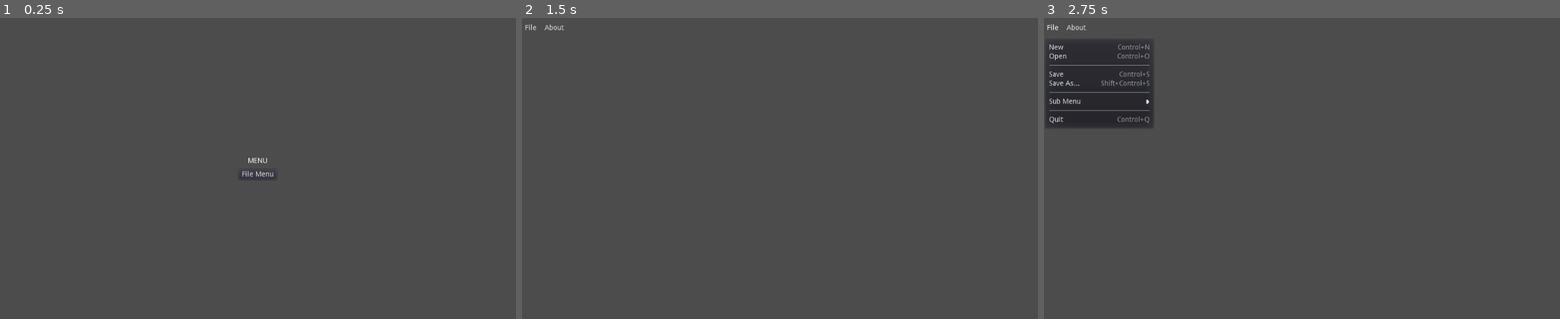
Above: before the commit, frames 1-3 (left to right).
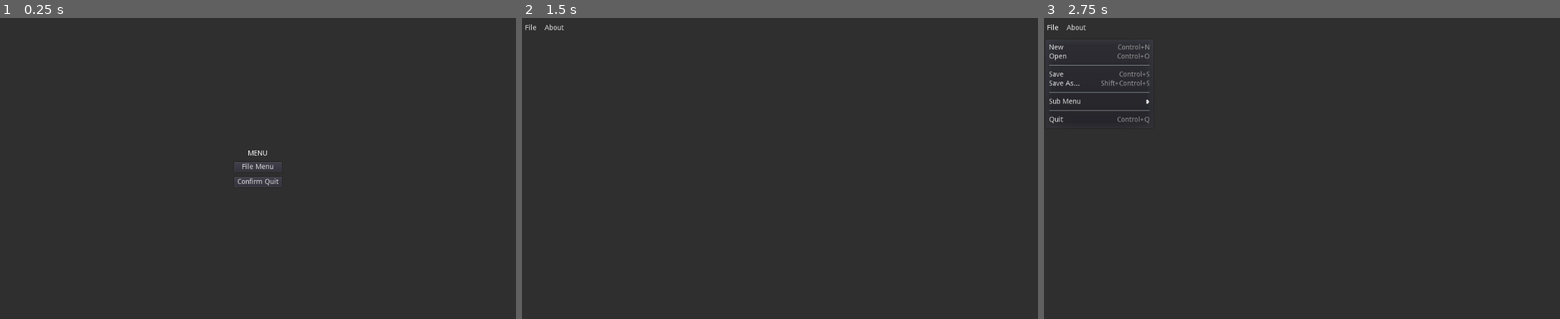
Above: after the commit, the same moments.

Repository: andrew-wilkes/godot-scene-templates
Game: Godot game, scene res://Home.tscn
The game is run twice, just before and just after one commit, with the same random seed, the same clock (stepped at 60 frames per second) and the same inputs.
Inputs:
- Up to frame 1 (0.25 s): no input
- Up to frame 2 (1.5 s): tap Enter at 0.5 s; tap N at 0.6 s; click "File Menu" at 1.25 s
- Up to frame 3 (2.75 s): click "File" at 2 s

The runs differ from the first frame. In frame 1, 99% of the frame differs, in the area x 0-100%, y 0-100%; in frame 2, 100%; in frame 3, 94%.

Commit message:
Add Confirm Quit scene

Diff:
--- /dev/null
+++ b/2d/ConfirmQuit.gd
@@ -0,0 +1,39 @@
+extends Control
+
+var saved = false
+
+func _ready():
+	get_tree().set_auto_accept_quit(false)
+
+
+func _on_QuitButton_pressed():
+	try_to_quit()
+
+
+func _unhandled_input(event):
+	if event is InputEventKey:
+		if event.pressed and event.scancode == KEY_ESCAPE:
+			try_to_quit()
+
+
+# Listen for notification of quit request such as after user clicked on x of window
+func _notification(what):
+	if what == MainLoop.NOTIFICATION_WM_QUIT_REQUEST:
+		try_to_quit()
+
+
+func try_to_quit():
+	if saved:
+		quit()
+	else:
+		$ConfirmationDialog.popup_centered()
+
+
+func _on_ConfirmationDialog_confirmed():
+	quit()
+
+
+func quit():
+	# Usually we write: get_tree().quit()
+	get_tree().set_auto_accept_quit(true)
+	var _e = get_tree().change_scene("res://Home.tscn")
--- /dev/null
+++ b/2d/ConfirmQuit.tscn
@@ -0,0 +1,34 @@
+[gd_scene load_steps=2 format=2]
+
+[ext_resource path="res://ConfirmQuit.gd" type="Script" id=1]
+
+[node name="ConfirmQuit" type="Control"]
+anchor_right = 1.0
+anchor_bottom = 1.0
+script = ExtResource( 1 )
+
+[node name="QuitButton" type="Button" parent="."]
+anchor_left = 0.5
+anchor_top = 0.5
+anchor_right = 0.5
+anchor_bottom = 0.5
+margin_left = -20.0
+margin_top = -10.0
+margin_right = 20.0
+margin_bottom = 10.0
+text = "Quit"
+
+[node name="ConfirmationDialog" type="ConfirmationDialog" parent="."]
+margin_right = 200.0
+margin_bottom = 70.0
+dialog_text = "Quit without saving?"
+
+[node name="Label" type="Label" parent="."]
+margin_left = 297.0
+margin_top = 292.0
+margin_right = 482.0
+margin_bottom = 306.0
+text = "Press Esc key or this button: "
+
+[connection signal="pressed" from="QuitButton" to="." method="_on_QuitButton_pressed"]
+[connection signal="confirmed" from="ConfirmationDialog" to="." method="_on_ConfirmationDialog_confirmed"]
--- a/2d/Home.gd
+++ b/2d/Home.gd
@@ -2,3 +2,7 @@
 
 func _on_FileMenuButton_pressed():
 	var _e = get_tree().change_scene("res://FileMenu.tscn")
+
+
+func _on_ConfirmQuitButton_pressed():
+	var _e = get_tree().change_scene("res://ConfirmQuit.tscn")
--- a/2d/Home.tscn
+++ b/2d/Home.tscn
@@ -11,22 +11,29 @@
 script = ExtResource( 1 )
 
 [node name="VBoxContainer" type="VBoxContainer" parent="."]
-margin_left = 474.0
-margin_top = 278.0
-margin_right = 549.0
-margin_bottom = 322.0
+margin_left = 465.0
+margin_top = 263.0
+margin_right = 559.0
+margin_bottom = 337.0
 custom_constants/separation = 10
 
 [node name="Label" type="Label" parent="VBoxContainer"]
-margin_right = 75.0
+margin_right = 94.0
 margin_bottom = 14.0
 text = "MENU"
 align = 1
 
 [node name="FileMenuButton" type="Button" parent="VBoxContainer"]
 margin_top = 24.0
-margin_right = 75.0
+margin_right = 94.0
 margin_bottom = 44.0
 text = "File Menu"
 
+[node name="ConfirmQuitButton" type="Button" parent="VBoxContainer"]
+margin_top = 54.0
+margin_right = 94.0
+margin_bottom = 74.0
+text = "Confirm Quit"
+
 [connection signal="pressed" from="VBoxContainer/FileMenuButton" to="." method="_on_FileMenuButton_pressed"]
+[connection signal="pressed" from="VBoxContainer/ConfirmQuitButton" to="." method="_on_ConfirmQuitButton_pressed"]
--- a/2d/project.godot
+++ b/2d/project.godot
@@ -24,4 +24,5 @@
 
 [rendering]
 
+environment/default_clear_color=Color( 0.188235, 0.188235, 0.188235, 1 )
 environment/default_environment="res://default_env.tres"
